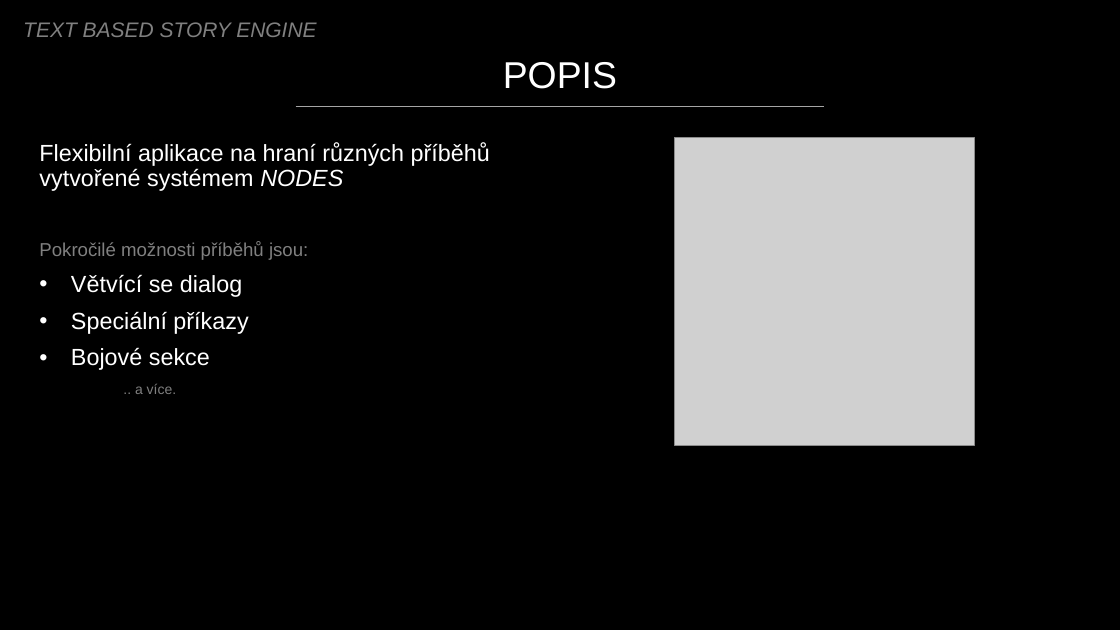
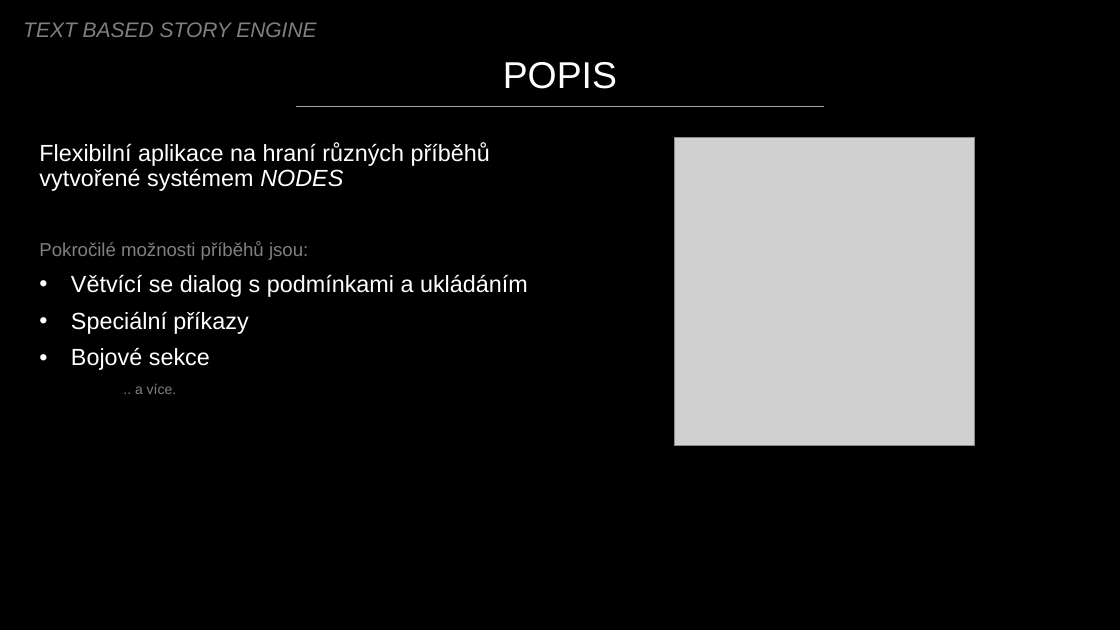
Before and after one commit to GasimoCodes/Text-Adventure, a slide deck: slide 2 of Text Based Engine.pptx. Drawn at 1120x630 pixels with LibreOffice and Linux fonts; fonts in the diff are those of the drawing; grey boxes stand for pictures. Boxes give left, top, right and bottom in pixels: in the first picture for what was removed or moved away, otherwise in the second. Text is boxed around its words. In the diff, an @@ line names an element or a change of style, - is before the commit and + after.

```diff
--- a/Text Based Engine.pptx
+++ b/Text Based Engine.pptx
@@ subtitle at [71, 274, 528, 297]: text changed @@
-• Větvící se dialog
+• Větvící se dialog s podmínkami a ukládáním
```
Also in this commit, not shown: 2 other slides changed, 5 slides added, 5 other files.
